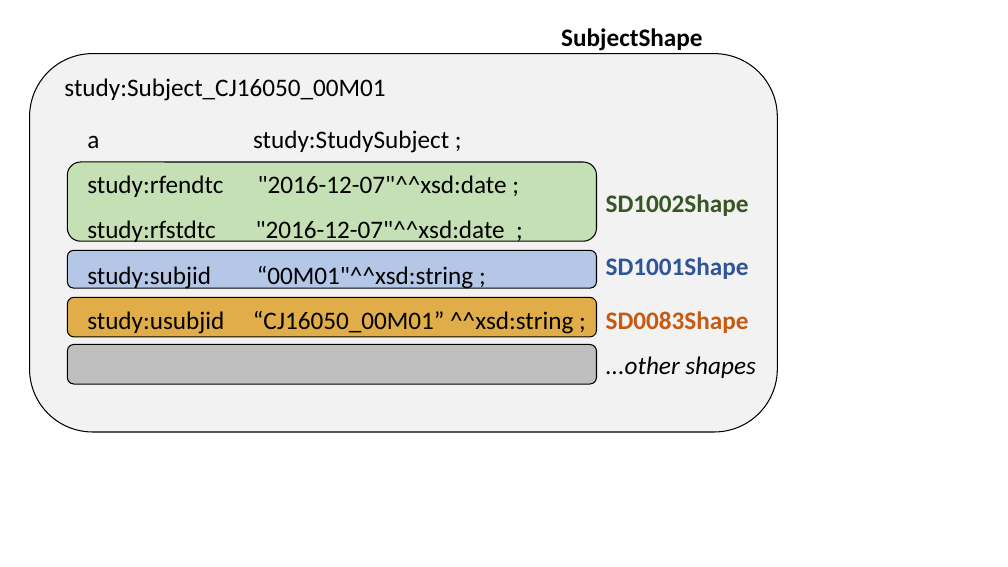
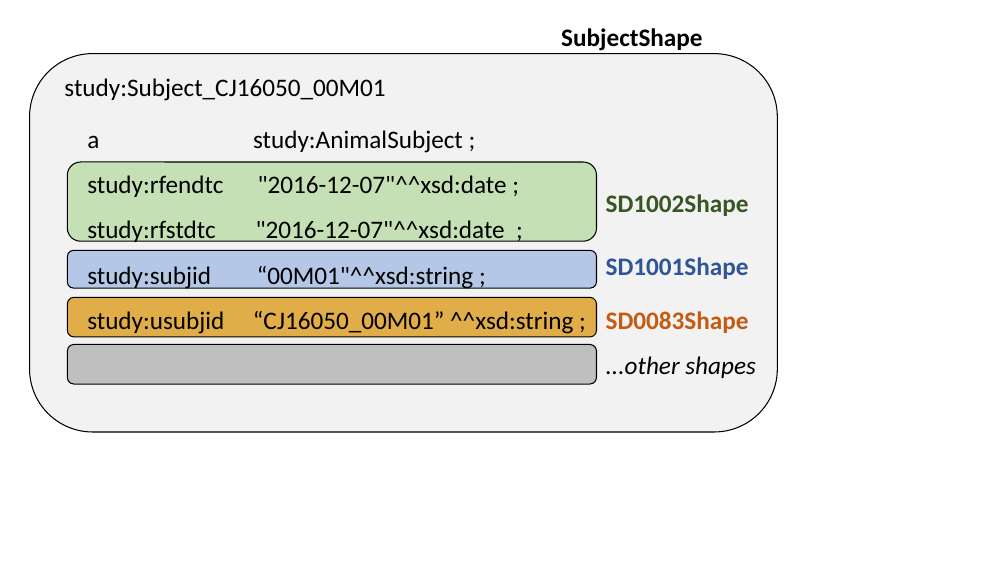
Before and after one commit to phuse-org/SENDConform, a slide deck: slide 1 of doc/images/ImageSources.pptx. Drawn at 1008x567 pixels with LibreOffice and Linux fonts; fonts in the diff are those of the drawing. Boxes give left, top, right and bottom in pixels: in the first picture for what was removed or moved away, otherwise in the second. Text is boxed around its words. In the diff, an @@ line names an element or a change of style, - is before the commit and + after.

```diff
--- a/doc/images/ImageSources.pptx
+++ b/doc/images/ImageSources.pptx
@@ text at [87, 130, 463, 153]: text changed @@
-a study:StudySubject ;
+a study:AnimalSubject ;
```
Also in this commit, not shown: 4 other files.
